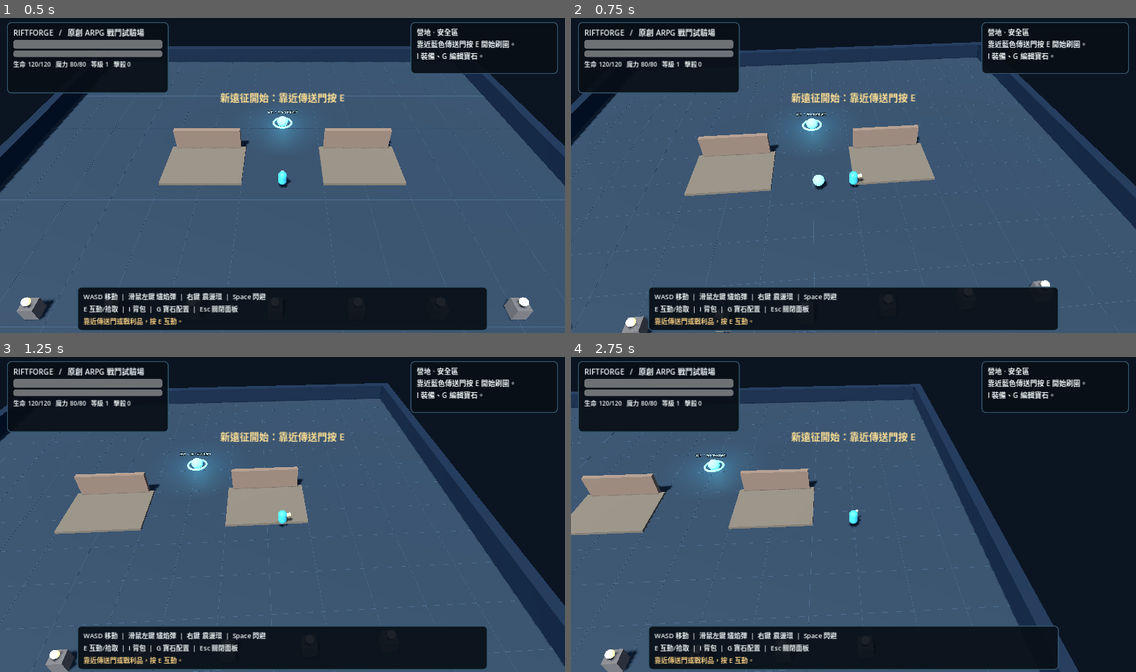
Above: before the commit, frames 1-4 (two rows, left to right).
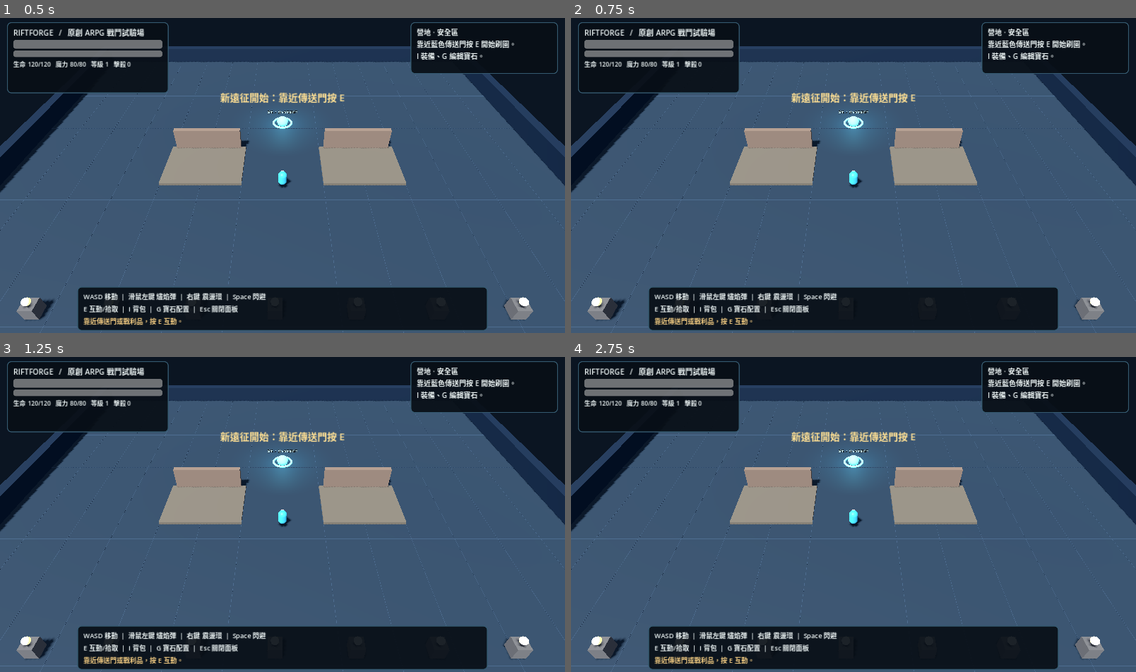
Above: after the commit, the same moments.

Repository: Lucypigr/Riftforge-Godot
Game: Godot game, scene res://scenes/main.tscn
The game is run twice, just before and just after one commit, with the same random seed, the same clock (stepped at 60 frames per second) and the same inputs.
Inputs (mouse positions are in pixels of both pictures, inside the frame that each line leads up to):
- Up to frame 1 (0.5 s): no input
- Up to frame 2 (0.75 s): tap Enter at 0.5 s; move the mouse to (977, 159) at 0.52 s; hold D (move_right) from 0.53 s (still down); tap Space (dash) at 0.6 s; click (977, 159) at 0.67 s
- Up to frame 3 (1.25 s): keep holding D (move_right)
- Up to frame 4 (2.75 s): release D (move_right) at 1.25 s; drag from (740, 530) to (825, 577) at 1.27 s; move the mouse to (910, 442) at 2.02 s; hold D (move_right) from 2.03 s (still down); tap Space (dash) at 2.1 s

Frame 1 is identical in both runs. In frame 2, 16% of the frame differs, in the area x 0-100%, y 7-100%; in frame 3, 25%; in frame 4, 30%, in the area x 0-100%, y 8-100%.
Error after the commit: Invalid access to property or key 'mobile_active' on a base object of type 'Node3D (game.gd)'. (res://scripts/player.gd:61)

Commit message:
Use analog touch movement and directional dodge without changing desktop input

Diff:
--- a/scripts/player.gd
+++ b/scripts/player.gd
@@ -57,17 +57,25 @@
 	_hit_flash = maxf(0.0, _hit_flash - delta)
 	mana = minf(max_mana, mana + 8.5 * delta)
 	_body_material.albedo_color = Color("#ffffff") if _hit_flash > 0.0 else Color("#4bc6d5")
-	var axis := Input.get_vector("move_left", "move_right", "move_forward", "move_backward")
-	var move_dir := Vector3(axis.x, 0, axis.y).normalized()
+	var axis: Vector2 = Input.get_vector("move_left", "move_right", "move_forward", "move_backward")
+	if game.mobile_active:
+		axis = game.mobile_move
+	var move_dir := Vector3(axis.x, 0, axis.y)
+	if move_dir.length_squared() > 1.0:
+		move_dir = move_dir.normalized()
 	if game.ui_open:
 		move_dir = Vector3.ZERO
 	if game.aim_direction.length_squared() > 0.01:
 		aim = game.aim_direction
 		rotation.y = atan2(-aim.x, -aim.z)
-	if Input.is_action_just_pressed("dash") and not game.ui_open and dash_cooldown <= 0.0 and move_dir.length_squared() > 0.01:
+	var dash_requested: bool = Input.is_action_just_pressed("dash") or (game.mobile_active and game.mobile_dash_requested)
+	if game.mobile_active:
+		game.mobile_dash_requested = false
+	var dash_dir: Vector3 = move_dir if move_dir.length_squared() > 0.01 else game.aim_direction.normalized()
+	if dash_requested and not game.ui_open and dash_cooldown <= 0.0 and dash_dir.length_squared() > 0.01:
 		dash_cooldown = 2.2
 		_dash_time = 0.19
-		_dash_direction = move_dir
+		_dash_direction = dash_dir
 		invulnerable = 0.29
 		game.spawn_burst(global_position, Color("#52e8e8"), 1.1)
 	if _dash_time > 0.0:
